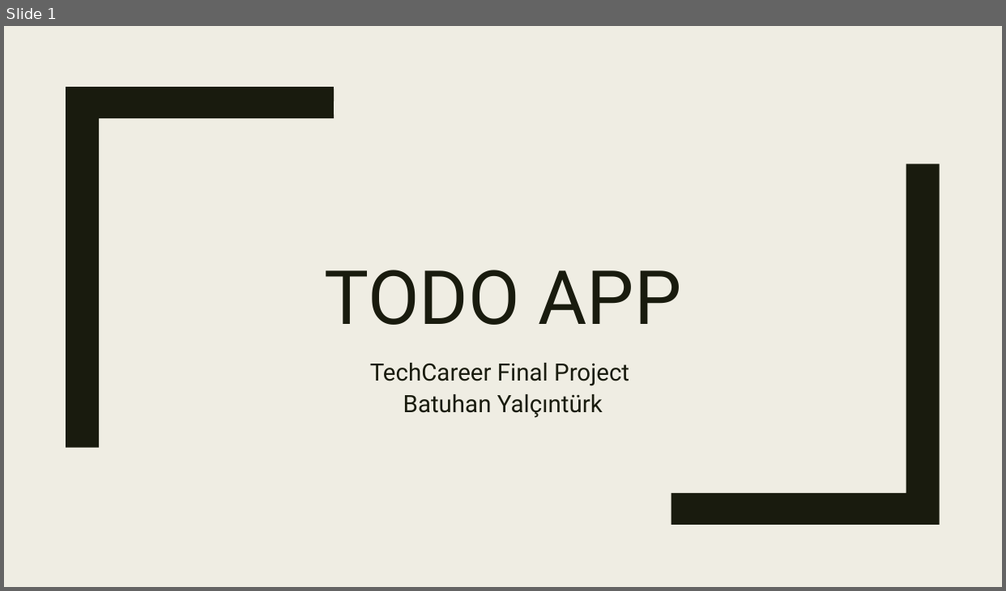
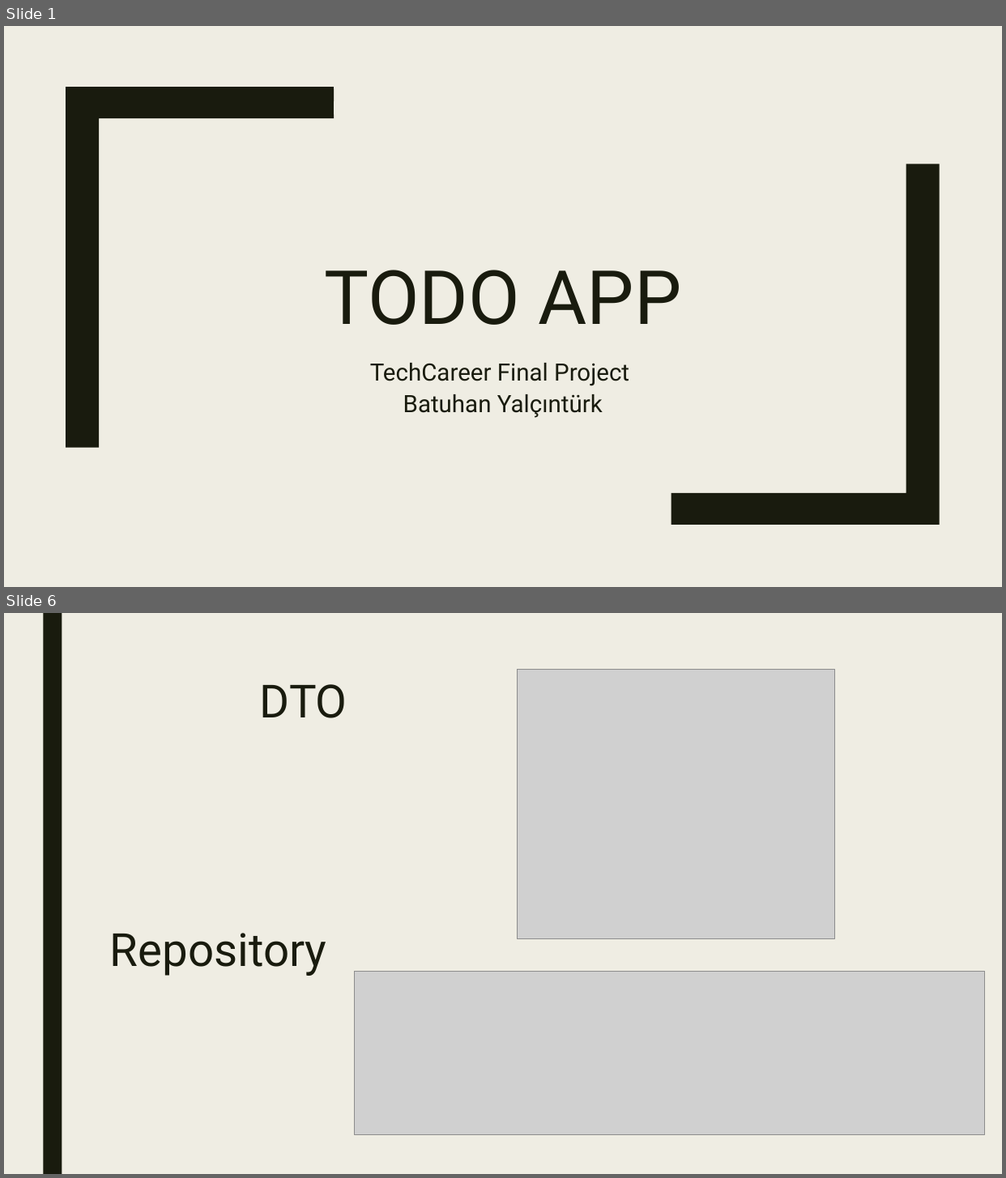
Before and after one commit to batuhanyalcinturk/TechCareer_Final_Project, a slide deck: TechCareer Final Project.pptx. Shown one above the other, each under a label of ours: slide 1 before the commit, slides 1 and 6 after it; the slides between them are not shown. The pictures are 1006x591 and 1006x1178 pixels, drawn with LibreOffice and Linux fonts; fonts in the diff are those of the drawing; grey boxes stand for pictures. Boxes give left, top, right and bottom in pixels: in the first picture for what was removed or moved away, otherwise in the second. Text is boxed around its words. In the diff, an @@ line names an element or a change of style, - is before the commit and + after.

```diff
--- a/TechCareer Final Project.pptx
+++ b/TechCareer Final Project.pptx
@@ slide 6 added at bbox=[4, 613, 1002, 1174], background #EFEDE3 @@
@@ rectangle added at bbox=[43, 613, 62, 1174], fill #191B0E @@
@@ title added at bbox=[260, 684, 347, 718], 44 pt, text #191B0E @@
+DTO
@@ picture added at bbox=[517, 669, 834, 939] @@
@@ text added at bbox=[110, 933, 327, 976], 44 pt, text #191B0E @@
+Repository
@@ picture added at bbox=[355, 972, 986, 1135] @@
```
Also in this commit, not shown: 16 other slides added, 3 slides removed, 1 other file.
